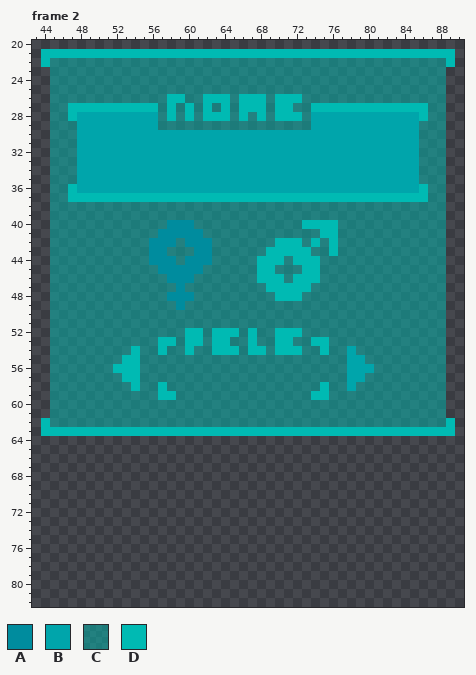
Pixel-art file, stored at Aseprites/ui.aseprite. Above: the version before the commit.
180x180 pixels, 3 frames. Shown: frame 2: x 43..90, y 20..82. The commit also changed other frames, which this record leaves out.
Palette (. is transparent): A #008c9e  B #00a5ab  C #00bab37f  D #00bab3
The result:
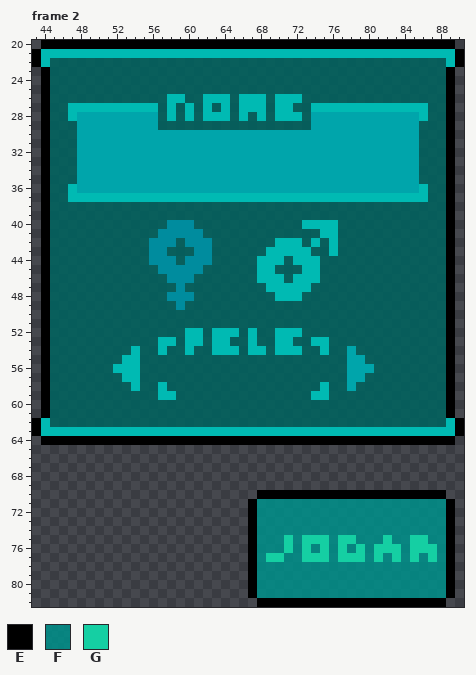
Colours new in this view: E #000000  F #008d88e0  G #15cfa3
Difference:
layer "Buttons" added
Colour C changes from #00bab37f to #00625ee0.
Frame 2, layers "Buttons", "Back":
The edit adds colour E in row 20 at x 44 to 89; in rows 21 to 22 at x 43 and 90; in rows 23 to 61 at x 44 and 89; in rows 62 to 63 at x 43 and 90; in row 64 at x 44 to 89; in row 70 at x 68 to 88.
The edit adds colour E in rows 71 to 81 at x 67 and 89; in row 82 at x 68 to 88.
The edit adds colour F in rows 71 to 74 at x 68 to 88; in row 75 at x 68 to 70, 72, 76, 79 to 81, 83 to 84 and 87 to 88; in row 76 at x 68 to 70, 72, 74, 76, 78, 80, 84 and 88; in row 77 at x 68, 71 to 72, 76, 80, 82, 84, 86 and 88; in rows 78 to 81 at x 68 to 88.
The edit adds colour G in row 75 at x 71, 73 to 75, 77 to 78, 82 and 85 to 86; in row 76 at x 71, 73, 75, 77, 79, 81 to 83 and 85 to 87; in row 77 at x 69 to 70, 73 to 75, 77 to 79, 81, 83, 85 and 87.
Pixel boxes of the changes (left, top, right, bottom) in both pictures:
changed: (32, 40, 464, 445)
added: (248, 490, 455, 607)
